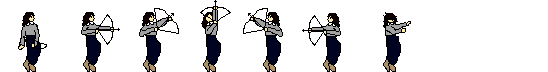
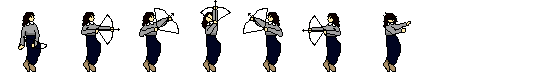
The second 548px x 72px image is a revision of the first. Changes to its layers:
painted on "v1.png copy" over [385, 29, 399, 63]
painted on "Pasted Layer #2" over [326, 16, 335, 63]
painted on "Pasted Layer #1" over [265, 15, 275, 63]
painted on "Floated Layer" over [206, 33, 216, 63]
painted on "Pasted Layer copy" over [146, 15, 156, 63]
painted on "Pasted Layer" over [86, 15, 95, 63]
painted on "v1.png" over [19, 15, 39, 63]
